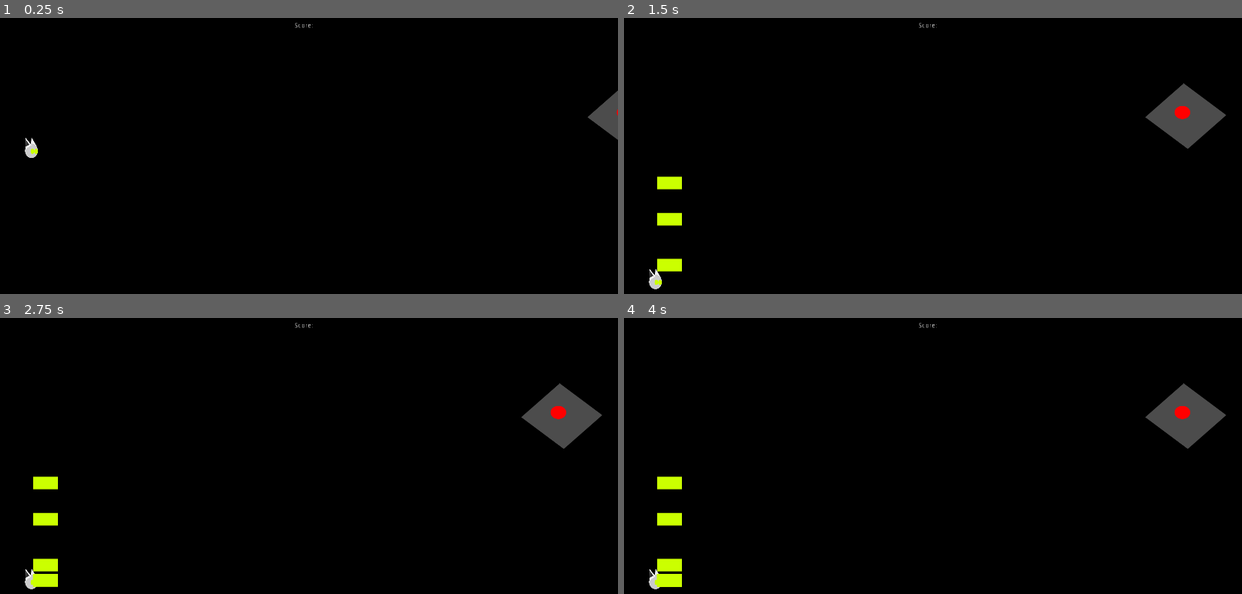
Above: before the commit, frames 1-4 (two rows, left to right).
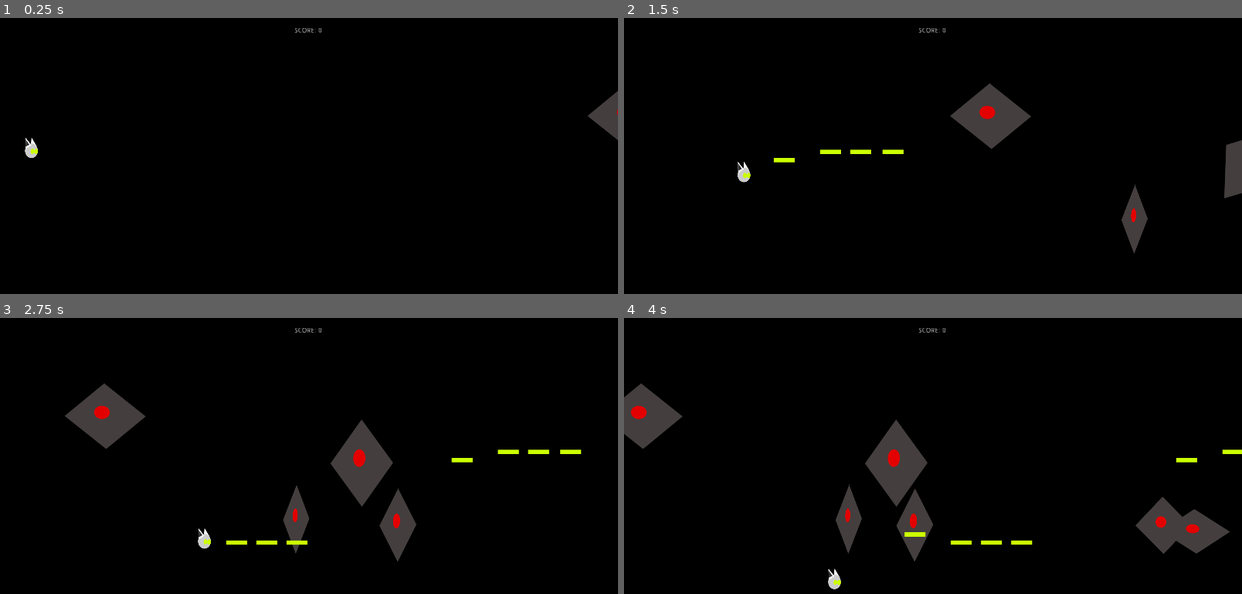
Above: after the commit, the same moments.

Repository: GustavoMarciano/FireJam
Game: Godot game, scene res://Master.tscn
The game is run twice, just before and just after one commit, with the same random seed, the same clock (stepped at 60 frames per second) and the same inputs.
Inputs:
- Up to frame 1 (0.25 s): no input
- Up to frame 2 (1.5 s): hold Right (ui_right) 0.53-1.28 s; hold Z (ui_shoot) 0.53-1.28 s; hold Down (ui_down) from 1.28 s (still down); tap Z (ui_shoot) at 1.35 s
- Up to frame 3 (2.75 s): release Down (ui_down) at 2.03 s; hold Right (ui_right) from 2.03 s (still down); hold Z (ui_shoot) from 2.03 s (still down)
- Up to frame 4 (4 s): release Right (ui_right) at 2.78 s; release Z (ui_shoot) at 2.78 s; hold Up (ui_up) 2.78-3.53 s; tap Z (ui_shoot) at 2.85 s; hold Left (ui_left) from 3.53 s (still down); hold Z (ui_shoot) from 3.53 s (still down)

The runs differ from the first frame. In frame 1, less than 0.1% of the frame differs, in the area x 47-100%, y 1-45%; in frame 2, 5.3%; in frame 3, 7.5%; in frame 4, 8.8%, in the area x 0-100%, y 1-99%.
Error after the commit: Parse Error: Parse error: Spaces used before tabs on a line (res://characters/Hp.gd:11)

Commit message:
I have lost the will to live

Diff:
--- /dev/null
+++ b/characters/Enemy/Dead.gd
@@ -0,0 +1,10 @@
+extends Node
+
+func start():
+	exit()
+
+func exit():
+	owner.queue_free()
+
+func update(delta):
+	pass
--- a/characters/Enemy/Enemy.gd
+++ b/characters/Enemy/Enemy.gd
@@ -4,12 +4,14 @@
 
 func _ready():
 	_change_state("Idle")
-	self.apply_scale(Vector2(rand_range(0.5,2),rand_range(0.5,2)))
+	apply_scale(Vector2(rand_range(0.5,2),rand_range(0.5,2)))
 
 func _physics_process(delta):
 	dir = Vector2(-1,0)
 	current_state.update(delta)
-	pass
+
+	if $"Hp".hp == 0 && current_state != get_node("State/Dead"):
+		_change_state("Dead")
 
 func _change_state(state):
 	var path = "State/" + state
--- a/characters/Enemy/Enemy.tscn
+++ b/characters/Enemy/Enemy.tscn
@@ -1,17 +1,74 @@
-[gd_scene load_steps=6 format=2]
+[gd_scene load_steps=11 format=2]
 
 [ext_resource path="res://characters/Enemy/Enemy.gd" type="Script" id=1]
-[ext_resource path="res://spritesheet.png" type="Texture" id=2]
-[ext_resource path="res://characters/Enemy/EnemyIdle.gd" type="Script" id=3]
-[ext_resource path="res://characters/Enemy/EnemyMove.gd" type="Script" id=4]
+[ext_resource path="res://characters/Hp.tscn" type="PackedScene" id=2]
+[ext_resource path="res://spritesheet.png" type="Texture" id=3]
+[ext_resource path="res://characters/Enemy/EnemyIdle.gd" type="Script" id=4]
+[ext_resource path="res://characters/Enemy/EnemyMove.gd" type="Script" id=5]
+[ext_resource path="res://characters/Enemy/Dead.gd" type="Script" id=6]
+[ext_resource path="res://characters/Enemy/Stagger.gd" type="Script" id=7]
 
-[sub_resource type="RectangleShape2D" id=1]
+[sub_resource type="Animation" id=1]
+
+resource_name = "Idle"
+length = 0.5
+loop = true
+step = 0.1
+tracks/0/type = "value"
+tracks/0/path = NodePath(".:rotation_degrees")
+tracks/0/interp = 1
+tracks/0/loop_wrap = true
+tracks/0/imported = false
+tracks/0/enabled = true
+tracks/0/keys = {
+"times": PoolRealArray( 0 ),
+"transitions": PoolRealArray( 1 ),
+"update": 0,
+"values": [ 1.8137 ]
+}
+
+[sub_resource type="Animation" id=2]
+
+resource_name = "stagger"
+length = 0.4
+loop = false
+step = 0.1
+tracks/0/type = "value"
+tracks/0/path = NodePath(".:rotation_degrees")
+tracks/0/interp = 1
+tracks/0/loop_wrap = true
+tracks/0/imported = false
+tracks/0/enabled = true
+tracks/0/keys = {
+"times": PoolRealArray( 0, 0.2, 0.4 ),
+"transitions": PoolRealArray( 1, 1, 1 ),
+"update": 0,
+"values": [ 0.0, -26.632, 39.9513 ]
+}
+tracks/1/type = "value"
+tracks/1/path = NodePath(".:modulate")
+tracks/1/interp = 1
+tracks/1/loop_wrap = true
+tracks/1/imported = false
+tracks/1/enabled = true
+tracks/1/keys = {
+"times": PoolRealArray( 0, 0.2, 0.4 ),
+"transitions": PoolRealArray( 1, 1, 1 ),
+"update": 0,
+"values": [ Color( 1, 1, 1, 1 ), Color( 1, 0.03125, 0.03125, 1 ), Color( 0.890625, 0.814087, 0.814087, 1 ) ]
+}
+
+[sub_resource type="RectangleShape2D" id=3]
 
 custom_solver_bias = 0.0
 extents = Vector2( 31.9387, 28.9984 )
 
-[node name="Enemy" type="KinematicBody2D" index="0"]
+[node name="Enemy" type="KinematicBody2D" index="0" groups=[
+"Enemy",
+]]
 
+modulate = Color( 0.890625, 0.814087, 0.814087, 1 )
+rotation = 0.697282
 z_index = 100
 z_as_relative = false
 input_pickable = false
@@ -19,19 +76,39 @@
 collision_mask = 1
 collision/safe_margin = 0.08
 script = ExtResource( 1 )
-_sections_unfolded = [ "Transform", "Z Index" ]
+_sections_unfolded = [ "Visibility" ]
 
-[node name="Sprite" type="Sprite" parent="." index="0"]
+[node name="Hp" parent="." index="0" instance=ExtResource( 2 )]
+
+hp = 20
+total_hp = 20
+
+[node name="AnimationPlayer" type="AnimationPlayer" parent="." index="1"]
+
+root_node = NodePath("..")
+autoplay = ""
+playback_process_mode = 1
+playback_default_blend_time = 0.0
+playback_speed = 1.0
+anims/Idle = SubResource( 1 )
+anims/stagger = SubResource( 2 )
+blend_times = [  ]
+_sections_unfolded = [ "Playback Options" ]
+
+[node name="Sprite" type="Sprite" parent="." index="2"]
 
 position = Vector2( 1.7159, -1.61137 )
 scale = Vector2( 0.5, 0.5 )
-texture = ExtResource( 2 )
+texture = ExtResource( 3 )
 region_enabled = true
 region_rect = Rect2( 1061.22, -1, 216, 213.127 )
-_sections_unfolded = [ "Region", "Transform" ]
+_sections_unfolded = [ "Animation", "Region", "Transform" ]
 
-[node name="Area2D" type="Area2D" parent="." index="1"]
+[node name="Area2D" type="Area2D" parent="." index="3"]
 
+editor/display_folded = true
+visible = false
+position = Vector2( -0.35849, 0.35849 )
 input_pickable = true
 gravity_vec = Vector2( 0, 1 )
 gravity = 98.0
@@ -47,21 +124,29 @@
 
 position = Vector2( 1.43358, -1.30569 )
 rotation = 0.698132
-shape = SubResource( 1 )
+shape = SubResource( 3 )
 _sections_unfolded = [ "Transform" ]
 
-[node name="State" type="Node" parent="." index="2"]
+[node name="State" type="Node" parent="." index="4"]
 
 editor/display_folded = true
 
 [node name="Idle" type="Node" parent="State" index="0"]
 
-script = ExtResource( 3 )
+script = ExtResource( 4 )
 
 [node name="Move" type="Node" parent="State" index="1"]
 
-script = ExtResource( 4 )
+script = ExtResource( 5 )
 maxspeed = 600
 minspeed = 200
 
 [node name="Dead" type="Node" parent="State" index="2"]
+
+script = ExtResource( 6 )
+
+[node name="Stagger" type="Node" parent="State" index="3"]
+
+script = ExtResource( 7 )
+
+[connection signal="animation_finished" from="AnimationPlayer" to="State/Stagger" method="_on_AnimationPlayer_animation_finished"]
--- a/characters/Enemy/EnemyIdle.gd
+++ b/characters/Enemy/EnemyIdle.gd
@@ -1,12 +1,11 @@
 extends Node
 
 func start():
-	pass
+	owner.get_node("AnimationPlayer").play("Idle")
 
 func update(delta):
 	if owner.dir != Vector2(0,0):
 		exit()
-	pass
 
 func exit():
 	owner._change_state("Move")
--- /dev/null
+++ b/characters/Enemy/Stagger.gd
@@ -0,0 +1,14 @@
+extends Node
+
+func start():
+	owner.get_node("AnimationPlayer").play("stagger")
+
+func exit():
+	owner._change_state("Idle")
+
+func update(delta):
+	pass
+
+func _on_AnimationPlayer_animation_finished(anim_name):
+	exit()
+	pass
--- a/characters/Hp.gd
+++ b/characters/Hp.gd
@@ -1 +1,16 @@
 extends Node
+
+export (int) var hp
+export (int) var total_hp
+
+const MAX_HP = 999
+const MIN_HP = 0
+
+func dmg(value):
+	if hp + value > MIN_HP:
+	 	hp -= value
+
+func heal(value):
+	if hp + value < MAX_HP:
+		hp += value
+	pass
--- a/characters/Player/Dead.gd
+++ b/characters/Player/Dead.gd
@@ -2,13 +2,11 @@
 
 func start():
 	$"../../CollisionShape2D".set_disabled(true)
-	pass
+	get_tree().paused = true
 
 func update(delta):
 	owner.dir = Vector2(0,1)
 	owner.motion = owner.dir.normalized() * 300
-	pass
 
 func _on_VisibilityNotifier2D_screen_exited():
-	get_tree().paused = true
 	pass
--- a/characters/Player/Move.gd
+++ b/characters/Player/Move.gd
@@ -2,7 +2,6 @@
 
 const MAXSPEED = 100
 export(int) var speed
-
 
 func start():
 	pass
@@ -11,7 +10,6 @@
 	owner.motion = owner.dir.normalized() * speed
 	if owner.dir == Vector2(0,0):
 		exit()
-	pass
 
 func exit():
 	owner._change_state("Idle")
--- a/characters/Player/Player.gd
+++ b/characters/Player/Player.gd
@@ -1,7 +1,6 @@
 extends "res://characters/Default.gd"
 
 var current_state = ""
-var obj = load("res://models/PlayerBullet/PlayerBullet.tscn")
 
 func _ready():
 	_change_state("Idle")
@@ -9,7 +8,6 @@
 func _physics_process(delta):
 	control()
 	current_state.update(delta)
-	pass
 
 func control():
 	var move = Vector2(int(Input.is_action_pressed("ui_right")) - int(Input.is_action_pressed("ui_left")),int(Input.is_action_pressed("ui_down")) - int(Input.is_action_pressed("ui_up")))
@@ -17,8 +15,6 @@
 	var shoot = Input.is_action_pressed("ui_shoot")
 	if shoot:
 		$"Bullet_Spawner".shoot()
-	pass
-
 
 func _change_state(state):
 	var path = "State/" + state
@@ -27,10 +23,8 @@
 		current_state.start()
 	else:
 		print("invalid state")
-	pass
 
 func _on_Area2D_area_entered(area):
-	if  current_state != $"State/Dead":
+	if area.owner.is_in_group("Enemy"):
 		_change_state("Dead")
-		get_tree().paused = true
 	pass
--- a/characters/Player/Player.tscn
+++ b/characters/Player/Player.tscn
@@ -14,7 +14,9 @@
 radius = 10.0
 height = 4.76135
 
-[node name="Player" type="KinematicBody2D" index="0"]
+[node name="Player" type="KinematicBody2D" index="0" groups=[
+"Player",
+]]
 
 pause_mode = 2
 input_pickable = false
@@ -28,6 +30,7 @@
 
 WaitTime = 0.25
 Object_Path = ExtResource( 3 )
+dmg = 10
 
 [node name="Sprite" type="Sprite" parent="." index="1"]
 
@@ -65,8 +68,6 @@
 
 [node name="State" type="Node" parent="." index="4"]
 
-editor/display_folded = true
-
 [node name="Idle" type="Node" parent="State" index="0"]
 
 script = ExtResource( 5 )
--- /dev/null
+++ b/levels/Label.gd
@@ -0,0 +1,7 @@
+extends Label
+
+var score = 0
+
+func _process(delta):
+	set_text("Score: "+ str(score))
+	pass
--- a/levels/Level_1.tscn
+++ b/levels/Level_1.tscn
@@ -1,10 +1,12 @@
-[gd_scene load_steps=8 format=2]
+[gd_scene load_steps=10 format=2]
 
 [ext_resource path="res://characters/Player/Player.tscn" type="PackedScene" id=1]
 [ext_resource path="res://models/Spawn/Spawn.tscn" type="PackedScene" id=2]
 [ext_resource path="res://characters/Enemy/Enemy.tscn" type="PackedScene" id=3]
 [ext_resource path="res://models/Planets/Planets.tscn" type="PackedScene" id=4]
 [ext_resource path="res://models/Wall/Wall.tscn" type="PackedScene" id=5]
+[ext_resource path="res://models/Camera/Camera2D.gd" type="Script" id=6]
+[ext_resource path="res://levels/Label.gd" type="Script" id=7]
 
 [sub_resource type="Animation" id=1]
 
@@ -175,6 +177,7 @@
 editor_draw_screen = true
 editor_draw_limits = false
 editor_draw_drag_margin = false
+script = ExtResource( 6 )
 _sections_unfolded = [ "Transform" ]
 
 [node name="Label" type="Label" parent="." index="5"]
@@ -184,9 +187,9 @@
 anchor_right = 0.0
 anchor_bottom = 0.0
 margin_left = -30.0
-margin_top = -270.0
+margin_top = -260.0
 margin_right = 70.0
-margin_bottom = -256.0
+margin_bottom = -246.0
 rect_pivot_offset = Vector2( 0, 0 )
 rect_clip_content = false
 mouse_filter = 2
@@ -194,6 +197,8 @@
 size_flags_horizontal = 1
 size_flags_vertical = 4
 text = "Score:"
+uppercase = true
 percent_visible = 1.0
 lines_skipped = 0
 max_lines_visible = -1
+script = ExtResource( 7 )
--- a/models/BulletSpawn/Bullet_Spawner.gd
+++ b/models/BulletSpawn/Bullet_Spawner.gd
@@ -2,15 +2,17 @@
 
 export (float) var WaitTime
 export (PackedScene) var Object_Path
+export (int) var dmg
 onready var obj = load(Object_Path.get_path())
 var can_shoot = true
 
 func shoot():
-	if can_shoot:
+	if can_shoot && owner.current_state != owner.get_node("State/Dead"):
 		can_shoot = false
 		var new_obj = obj.instance()
 		owner.get_parent().add_child(new_obj)
 		new_obj.position = global_position
+		new_obj.dmg = dmg
 		$"Timer".set_wait_time(WaitTime)
 		$"Timer".start()
 
--- a/models/BulletSpawn/Bullet_Spawner.tscn
+++ b/models/BulletSpawn/Bullet_Spawner.tscn
@@ -7,6 +7,7 @@
 script = ExtResource( 1 )
 WaitTime = null
 Object_Path = null
+dmg = null
 
 [node name="Timer" type="Timer" parent="." index="0"]
 
--- /dev/null
+++ b/models/Camera/Camera2D.gd
@@ -0,0 +1,9 @@
+extends Camera2D
+
+var shake_amount = 1.0
+
+func shake():
+    self.set_offset(Vector2( \
+        rand_range(-1.0, 1.0) * shake_amount, \
+        rand_range(-1.0, 1.0) * shake_amount \
+    ))
--- a/models/Explosion/Explosion.gd
+++ b/models/Explosion/Explosion.gd
@@ -2,7 +2,6 @@
 
 func _ready():
 	$"Sprite/AnimationPlayer".play("explode")
-	pass
 
 func _on_AnimationPlayer_animation_finished(anim_name):
 	queue_free()
--- a/models/Explosion/Explosion.tscn
+++ b/models/Explosion/Explosion.tscn
@@ -45,6 +45,30 @@
 "update": 1,
 "values": [ 0, 1 ]
 }
+tracks/3/type = "value"
+tracks/3/path = NodePath(".:region_enabled")
+tracks/3/interp = 1
+tracks/3/loop_wrap = true
+tracks/3/imported = false
+tracks/3/enabled = true
+tracks/3/keys = {
+"times": PoolRealArray( 0, 0.5 ),
+"transitions": PoolRealArray( 1, 1 ),
+"update": 1,
+"values": [ true, true ]
+}
+tracks/4/type = "value"
+tracks/4/path = NodePath(".:region_rect")
+tracks/4/interp = 1
+tracks/4/loop_wrap = true
+tracks/4/imported = false
+tracks/4/enabled = true
+tracks/4/keys = {
+"times": PoolRealArray( 0, 0.5 ),
+"transitions": PoolRealArray( 1, 1 ),
+"update": 1,
+"values": [ Rect2( 386, 0, 334, 294 ), Rect2( -2, 0, 330, 290 ) ]
+}
 
 [node name="Explosion" type="Node2D" index="0"]
 
@@ -58,9 +82,9 @@
 [node name="Sprite" type="Sprite" parent="." index="0"]
 
 texture = ExtResource( 2 )
-hframes = 2
-frame = 1
-_sections_unfolded = [ "Animation" ]
+region_enabled = true
+region_rect = Rect2( 386, 0, 334, 294 )
+_sections_unfolded = [ "Animation", "Region" ]
 
 [node name="AnimationPlayer" type="AnimationPlayer" parent="Sprite" index="0"]
 
--- a/models/Planets/Planets.gd
+++ b/models/Planets/Planets.gd
@@ -7,7 +7,6 @@
 	self.apply_scale(Vector2(n_scale,n_scale))
 	var sprite = get_children()
 	sprite[round(rand_range(0,2))].show()
-	pass
 
 func _process(delta):
 	self.global_position.x -= speed
--- a/models/PlayerBullet/PlayerBullet.gd
+++ b/models/PlayerBullet/PlayerBullet.gd
@@ -1,14 +1,20 @@
-extends Node2D
-
-onready var obj = load("res://models/Explosion/Explosion.tscn")
+extends KinematicBody2D
+var dmg = 0
+var obj = preload("res://models/Explosion/Explosion.tscn")
 
 func _physics_process(delta):
-	self.position.x += 30
-	pass
+	move_and_slide(Vector2(500,0))
 
 func _on_Area2D_area_entered(area):
-	var new_obj = obj.instance()
-	get_parent().add_child(new_obj)
-	new_obj.position = position
-	queue_free()
+	if area.owner.is_in_group("Enemy"):
+
+		if area.owner.has_node("Hp"):
+			area.owner.get_node("Hp").dmg(dmg)
+			area.owner._change_state("Stagger")
+
+		var new_obj = obj.instance()
+		get_parent().add_child(new_obj)
+		new_obj.position = position
+
+		queue_free()
 	pass
--- a/models/PlayerBullet/PlayerBullet.tscn
+++ b/models/PlayerBullet/PlayerBullet.tscn
@@ -6,18 +6,27 @@
 [sub_resource type="RectangleShape2D" id=1]
 
 custom_solver_bias = 0.0
-extents = Vector2( 20, 10 )
+extents = Vector2( 20, 8.11675 )
 
-[node name="Bullet" type="Node2D" index="0"]
+[node name="Bullet" type="KinematicBody2D" index="0" groups=[
+"Player",
+]]
 
+position = Vector2( 4, 4 )
+scale = Vector2( 1.125, 1.125 )
 z_index = 1000
 z_as_relative = false
+input_pickable = false
+collision_layer = 1
+collision_mask = 1
+collision/safe_margin = 0.08
 script = ExtResource( 1 )
 _sections_unfolded = [ "Transform", "Z Index" ]
 
 [node name="Sprite" type="Sprite" parent="." index="0"]
 
-position = Vector2( 30, 0 )
+position = Vector2( 23.1111, 5.33333 )
+scale = Vector2( 0.753561, 0.311448 )
 texture = ExtResource( 2 )
 region_enabled = true
 region_rect = Rect2( -8, 134.18, 78, 66 )
@@ -25,6 +34,7 @@
 
 [node name="Area2D" type="Area2D" parent="." index="1"]
 
+position = Vector2( -3.55556, 14.2222 )
 input_pickable = true
 gravity_vec = Vector2( 0, 1 )
 gravity = 98.0
@@ -38,7 +48,8 @@
 
 [node name="CollisionShape2D" type="CollisionShape2D" parent="Area2D" index="0"]
 
-position = Vector2( 30, 0 )
+position = Vector2( 26.6667, -8.88889 )
+scale = Vector2( 1, 0.84188 )
 shape = SubResource( 1 )
 _sections_unfolded = [ "Transform" ]
 
